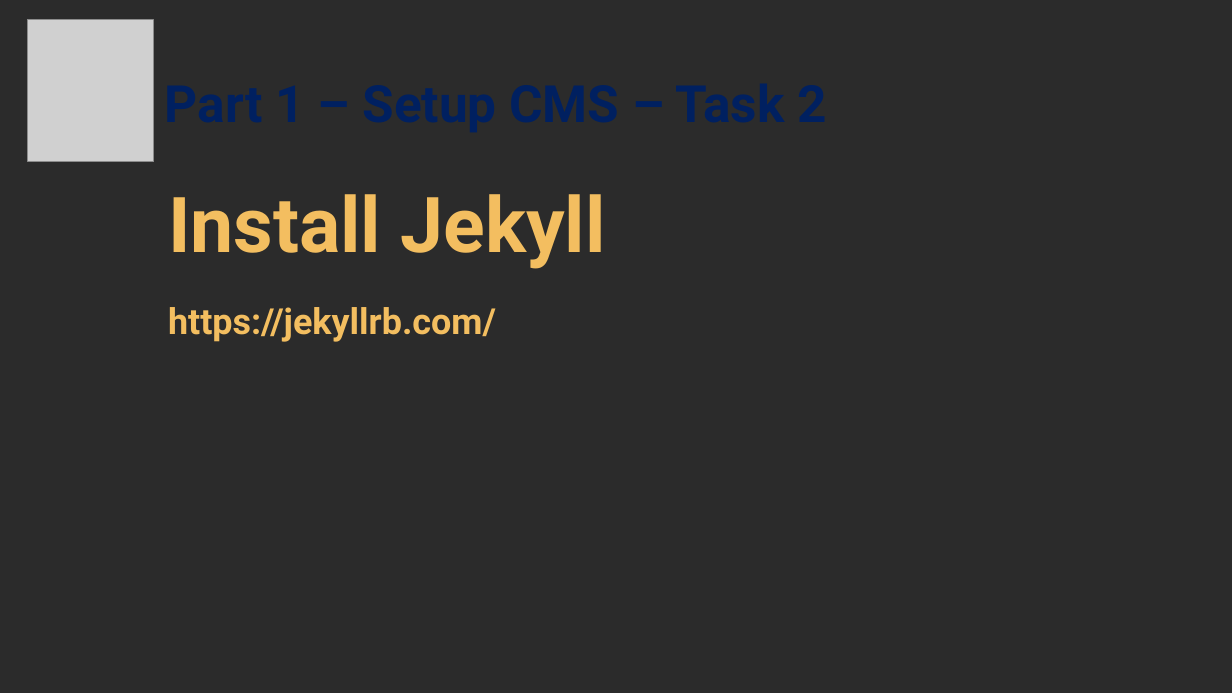
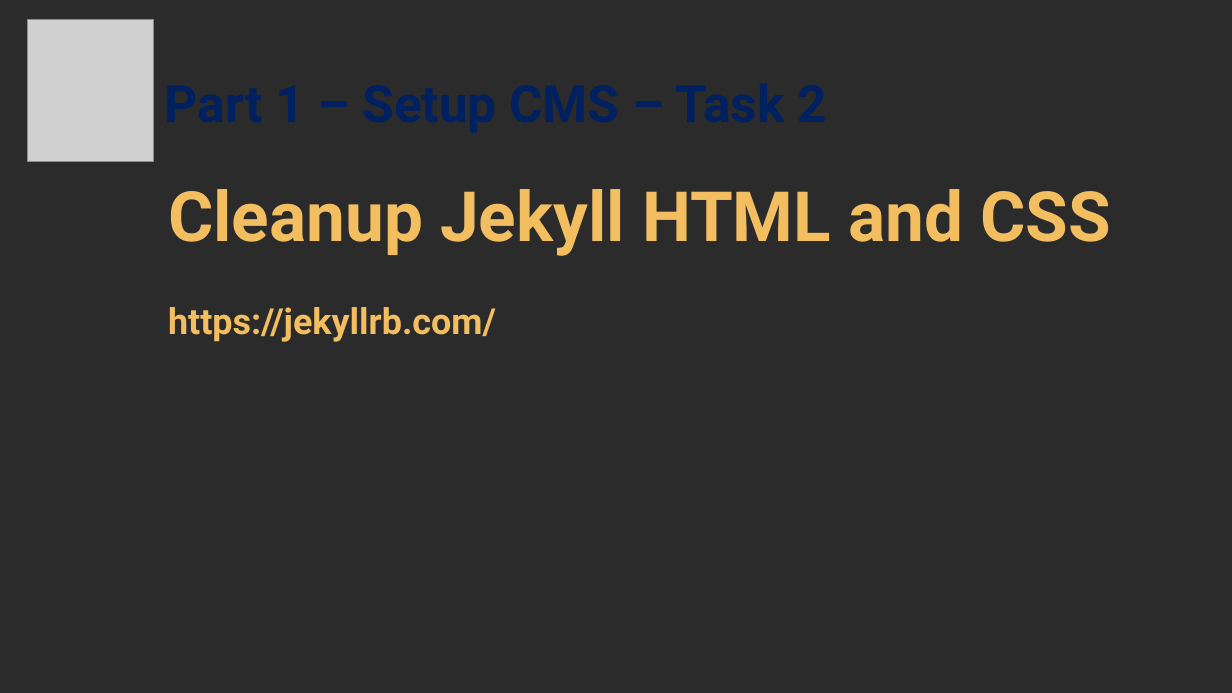
Before and after one commit to pirocorp/CSS-Advanced, a slide deck: slide 5 of 01. Dev Workflows & Tools/01. Dev Workflows & Tools.pptx. Drawn at 1232x693 pixels with LibreOffice and Linux fonts; fonts in the diff are those of the drawing; grey boxes stand for pictures; background and template pictures are left out; a plain dark background stands for a picture behind light text. Boxes give left, top, right and bottom in pixels: in the first picture for what was removed or moved away, otherwise in the second. Text is boxed around its words. In the diff, an @@ line names an element or a change of style, - is before the commit and + after.

```diff
--- a/01. Dev Workflows & Tools/01. Dev Workflows & Tools.pptx
+++ b/01. Dev Workflows & Tools/01. Dev Workflows & Tools.pptx
@@ title at bbox=[168, 189, 1111, 256]: text changed; size 60 to 54 pt @@
-Install Jekyll
+Cleanup Jekyll HTML and CSS
```
Also in this commit, not shown: 25 slides added, 1 slide removed.
